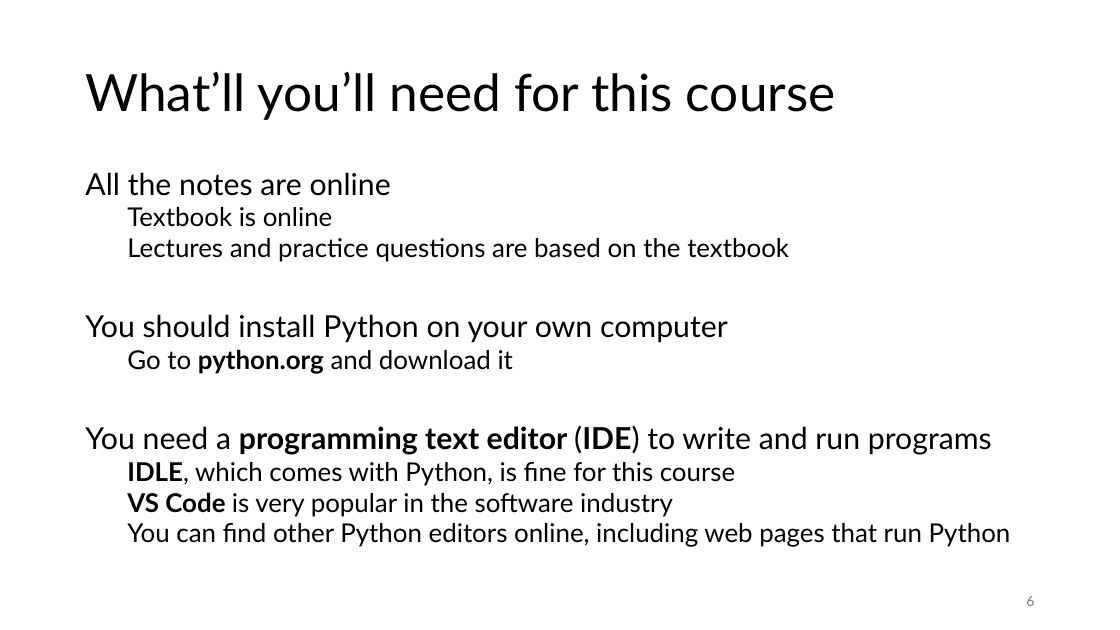
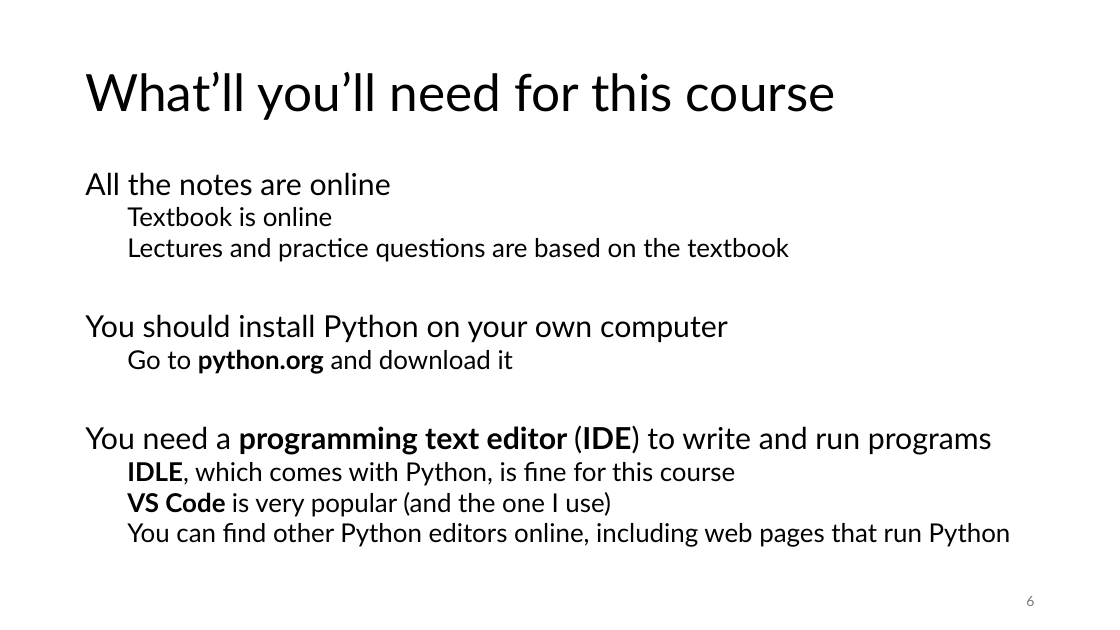
Before and after one commit to tjd1234/cmpt120spring2026, a slide deck: slide 6 of lecture_notes/introduction/introduction.pptx. Drawn at 1120x630 pixels with LibreOffice and Linux fonts; fonts in the diff are those of the drawing. Boxes give left, top, right and bottom in pixels: in the first picture for what was removed or moved away, otherwise in the second. Text is boxed around its words. In the diff, an @@ line names an element or a change of style, - is before the commit and + after.

```diff
--- a/lecture_notes/introduction/introduction.pptx
+++ b/lecture_notes/introduction/introduction.pptx
@@ text at bbox=[127, 492, 611, 517]: text changed @@
-  VS Code is very popular in the software industry
+  VS Code is very popular (and the one I use)
```
Also in this commit, not shown: 2 other slides changed, 3 other files.
